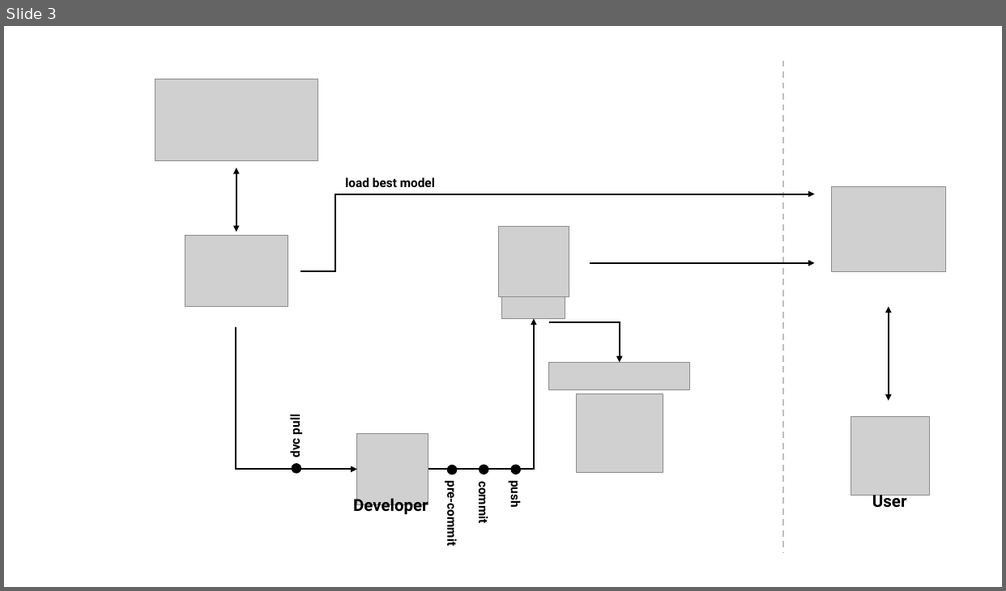
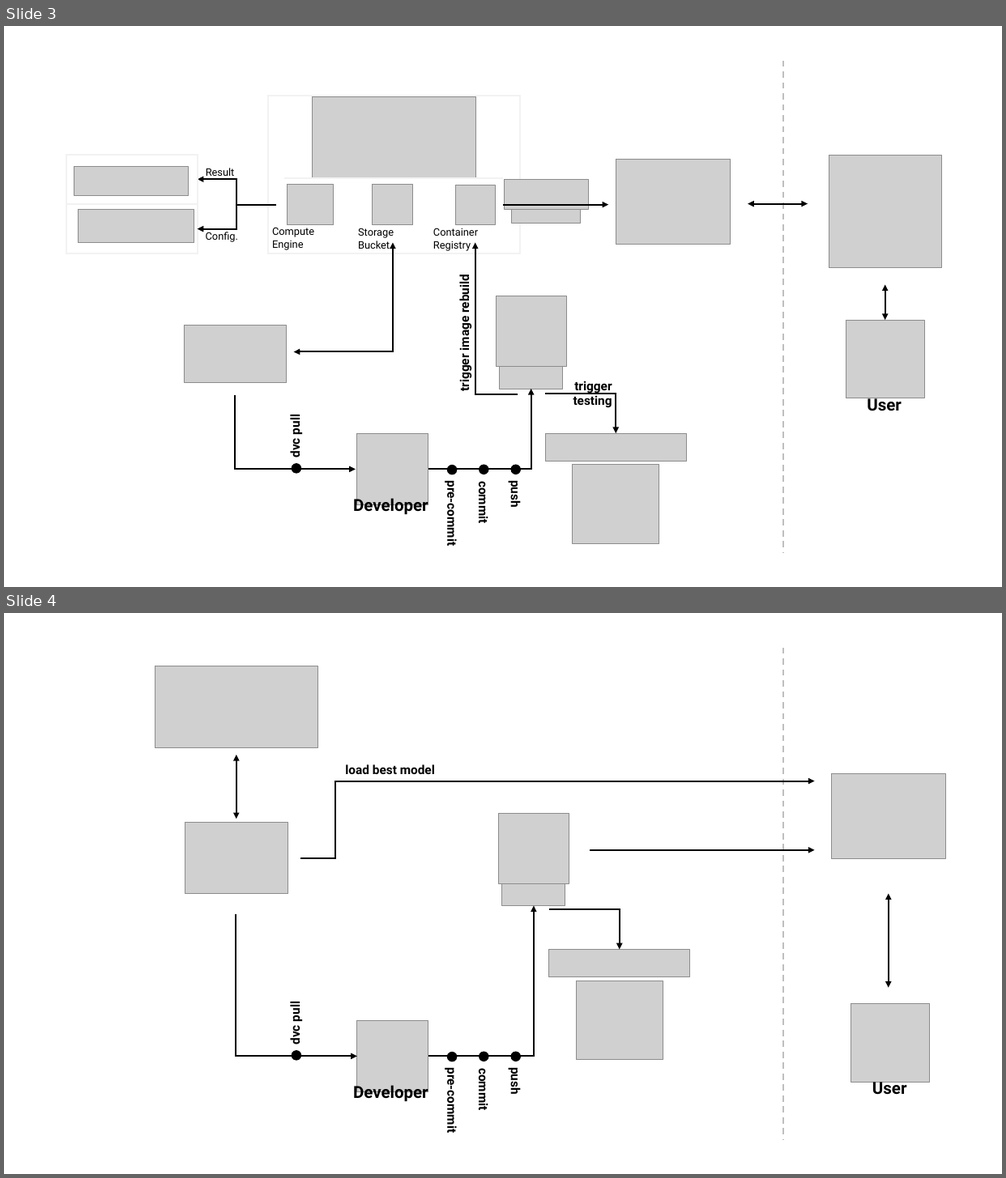
Before and after one commit to hrapek/ml_ops_dog_breeds, a slide deck: reports/figures/Architecture.pptx. Shown one above the other, each under a label of ours: slide 3 before the commit, slides 3 and 4 after it. The pictures are 1006x591 and 1006x1178 pixels, drawn with LibreOffice and Linux fonts; fonts in the diff are those of the drawing; grey boxes stand for pictures. Boxes give left, top, right and bottom in pixels: in the first picture for what was removed or moved away, otherwise in the second. Text is boxed around its words. In the diff, an @@ line names an element or a change of style, - is before the commit and + after.

```diff
--- a/reports/figures/Architecture.pptx
+++ b/reports/figures/Architecture.pptx
@@ slide 3 added at <box>4,26,1002,587</box>, background #FFFFFF @@
@@ group added at <box>66,61,942,553</box>: 17 pictures, 13 texts, 6 elbow arrows, 4 ellipses, 3 rectangles, 2 lines, 2 double arrows, 1 elbow double arrow, 1 arrow @@
+Developer
+pre-commit
+commit
+push
+dvc pull
+User
+Storage Bucket
+Container Registry
+Compute Engine
+Result
+Config.
+trigger image rebuild
+trigger
+testing
@@ what was slide 3 is now slide 4 @@
```
Also in this commit, not shown: 2 slides changed.
